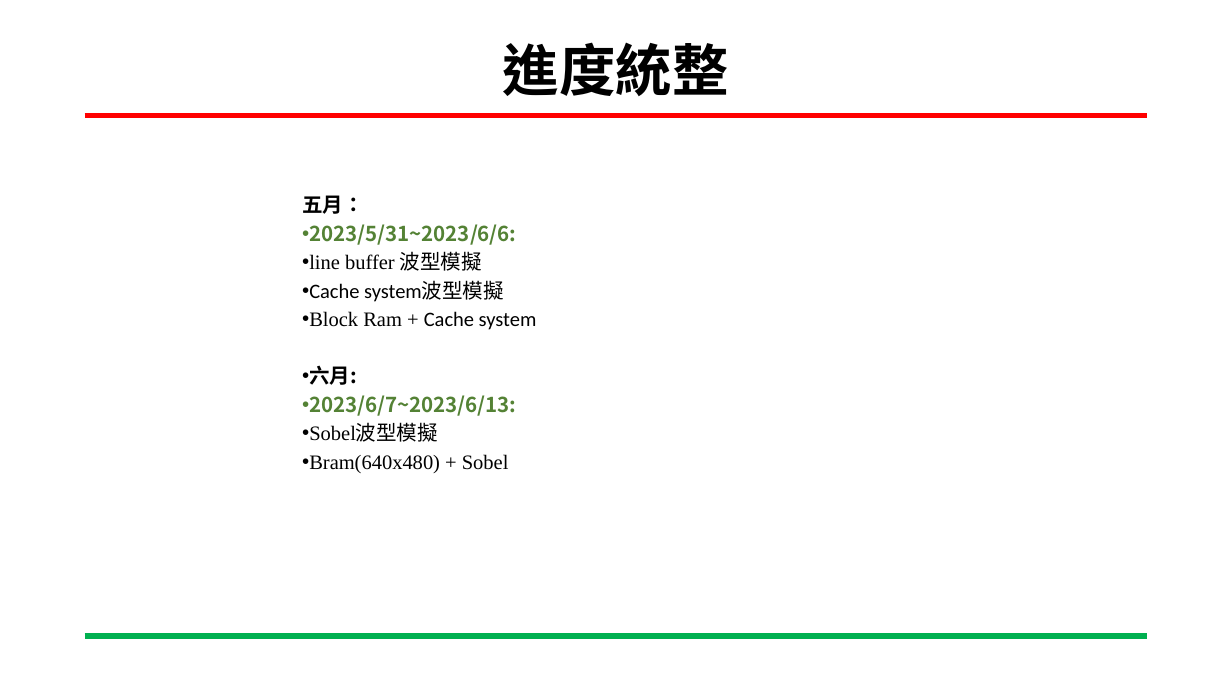
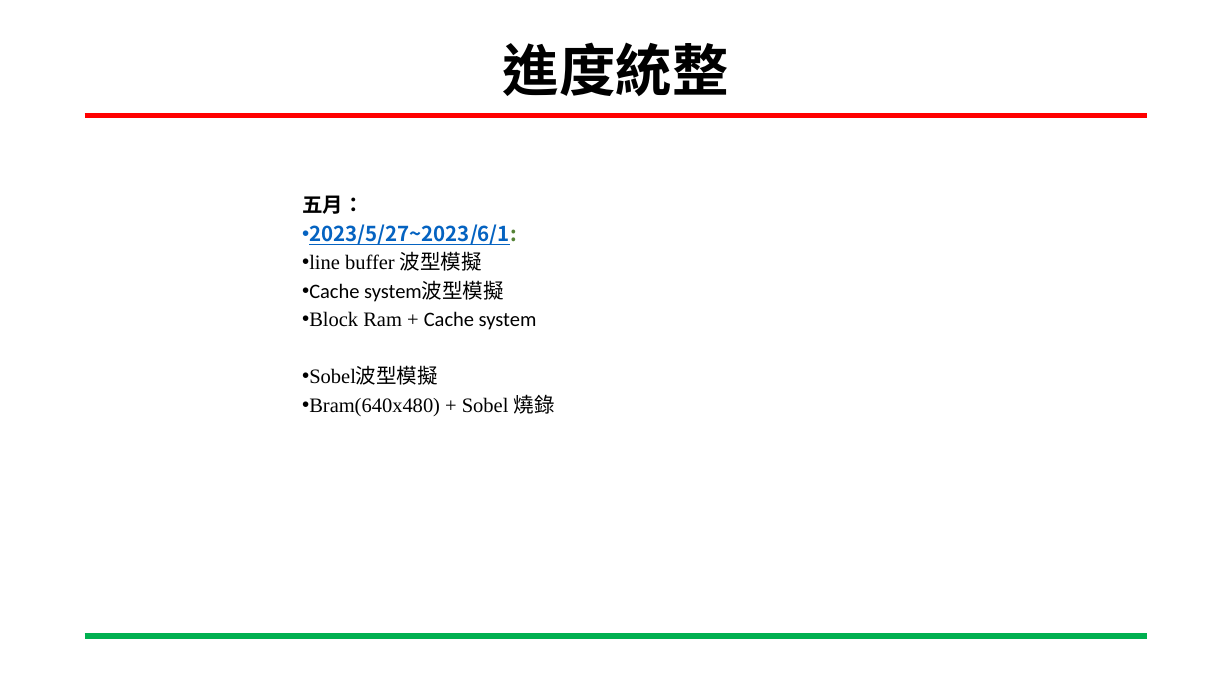
Before and after one commit to ing0331/FPGA, a slide deck: slide 5 of HW7_sobel_BRam/N06-Tutorial/專案進度報告-Sobel_VGA-吳東穎-20230531.pptx. Drawn at 1232x693 pixels with LibreOffice and Linux fonts; fonts in the diff are those of the drawing; background and template pictures are left out. Boxes give left, top, right and bottom in pixels: in the first picture for what was removed or moved away, otherwise in the second. Text is boxed around its words. In the diff, an @@ line names an element or a change of style, - is before the commit and + after.

```diff
--- a/HW7_sobel_BRam/N06-Tutorial/專案進度報告-Sobel_VGA-吳東穎-20230531.pptx
+++ b/HW7_sobel_BRam/N06-Tutorial/專案進度報告-Sobel_VGA-吳東穎-20230531.pptx
@@ text at (x1=309, y1=224, x2=517, y2=245): text changed; text colour #548235 to #0563C1 @@
-• 2023/5/31~2023/6/6:
+• 2023/5/27~2023/6/1:
@@ text at (x1=309, y1=365, x2=516, y2=416): paragraphs removed @@
-• 六月:
-• 2023/6/7~2023/6/13:
@@ text at (x1=309, y1=394, x2=555, y2=416): text changed @@
-• Bram(640x480) + Sobel
+• Bram(640x480) + Sobel 燒錄
```
Also in this commit, not shown: 7 other slides changed, 1 slide removed.
